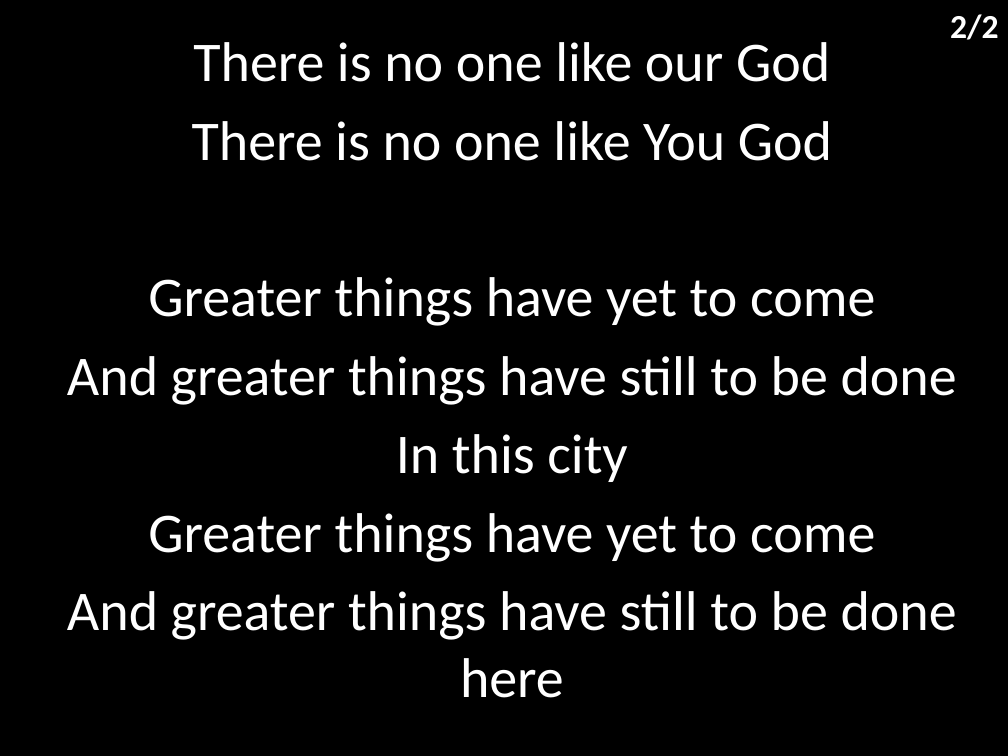
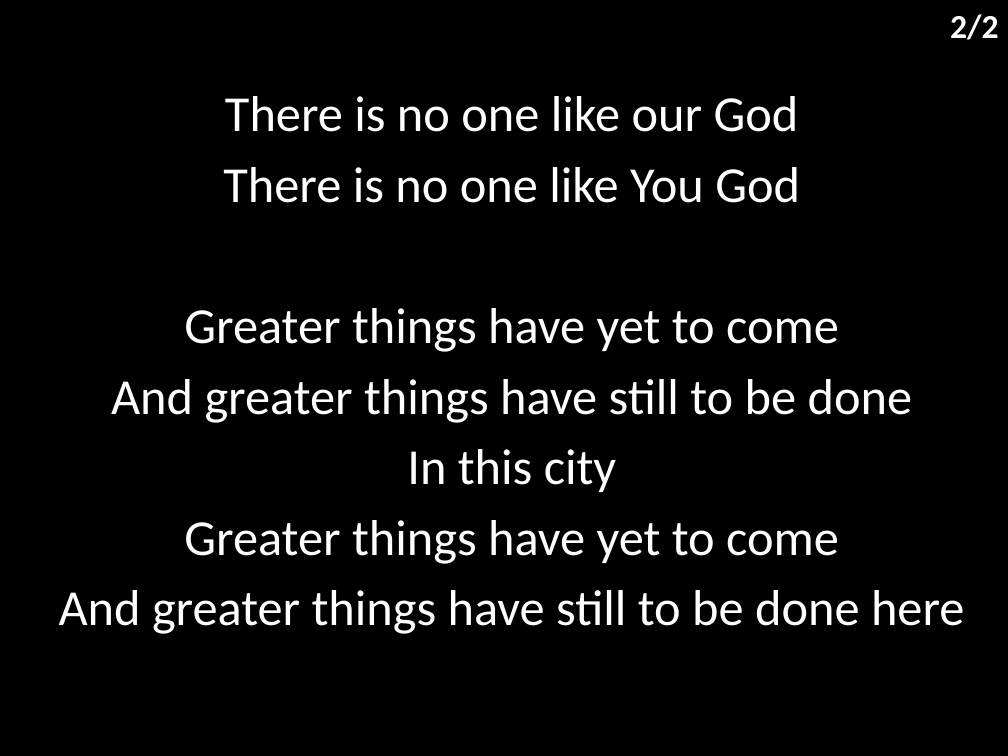
Before and after one commit to hoo-are-ya/worship, a slide deck: slide 3 of docs/songs/god of this city.pptx. Drawn at 1008x756 pixels with LibreOffice and Linux fonts; fonts in the diff are those of the drawing. Boxes give left, top, right and bottom in pixels: in the first picture for what was removed or moved away, otherwise in the second. Text is boxed around its words. In the diff, an @@ line names an element or a change of style, - is before the commit and + after.

```diff
--- a/docs/songs/god of this city.pptx
+++ b/docs/songs/god of this city.pptx
@@ subtitle "There is no one like ...": place and size @@
-subtitle "There is no one like ..." at (67,42,957,698)
+subtitle "There is no one like ..." at (59,96,964,634)
@@ subtitle "There is no one like ..." at (59,96,964,634): size 40 to 36 pt @@
```
Also in this commit, not shown: 1 other slide changed, 5 other files.
